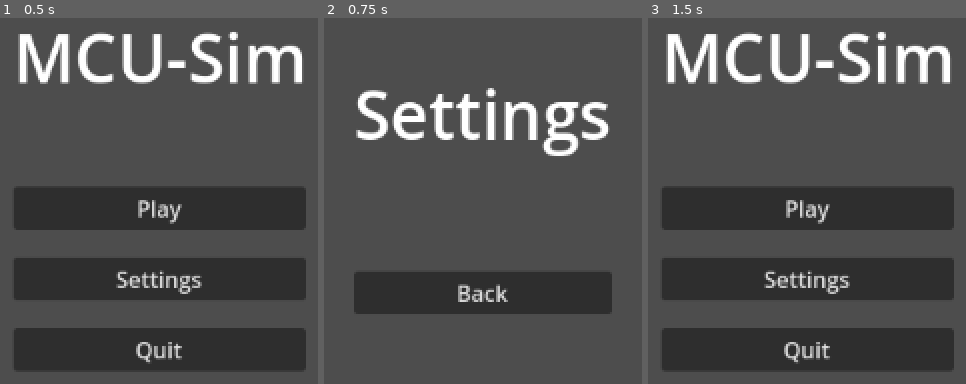
Above: before the commit, frames 1-3 (left to right).
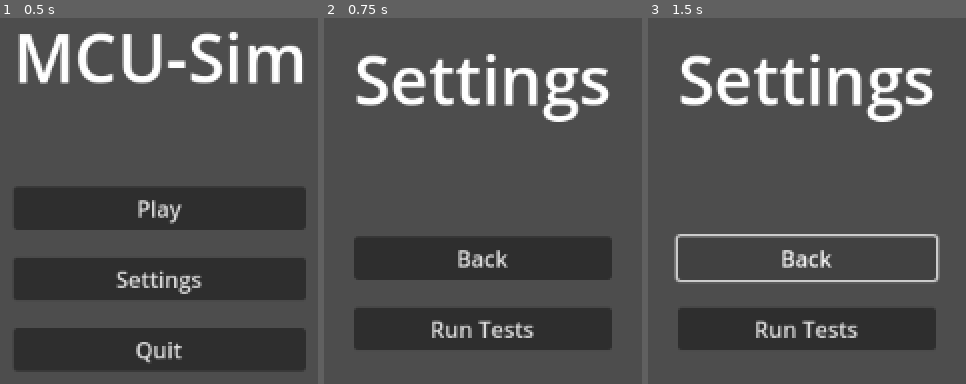
Above: after the commit, the same moments.

Repository: supastishn/mcu-sim
Game: Godot game, scene res://ui/MainMenu.tscn
The game is run twice, just before and just after one commit, with the same random seed, the same clock (stepped at 60 frames per second) and the same inputs.
Inputs:
- Up to frame 1 (0.5 s): no input
- Up to frame 2 (0.75 s): click "Settings" at 0.5 s
- Up to frame 3 (1.5 s): click "Back" at 1.25 s

Frame 1 is identical in both runs. In frame 2, 29% of the frame differs, in the area x 9-91%, y 9-91%; in frame 3, 37%, in the area x 4-97%, y 3-97%.
Error after the commit: Parse Error: Could not preload resource script "res://tests/test_circuits.gd". (res://ui/SettingsMenu.gd:3)

Commit message:
feat: add UI test runner and results panel to settings menu

Diff:
--- a/tests/test_circuits.gd
+++ b/tests/test_circuits.gd
@@ -6,9 +6,7 @@
 const PChannelMOSFETScene = preload("res://components/PChannelMOSFET3D.tscn")   # optional
 const OpAmpScene = preload("res://components/OpAmp3D.tscn")
 
-var total_tests = 0
-var passed_tests = 0
-var failed_test_names: Array[String] = []
+signal tests_completed(results: Dictionary)
 
 func _cleanup_components_and_graph(editor_script: CircuitEditor3D, graph_script: CircuitGraph) -> void:
 	var nodes := []
@@ -30,178 +28,188 @@
 	graph_script._needs_rebuild = true
 
 func _ready():
+	run_from_cli()
+
+async func run_from_cli():
 	print_rich("[b]Starting Circuit Simulation Tests...[/b]")
-	await run_all_tests()
+	var results = await run_all_tests()
 	print_rich("[b]All tests completed.[/b]")
-	print_rich("[b]Summary: {p}/{t} tests passed.[/b]".format({"p": passed_tests, "t": total_tests}))
-
-	if passed_tests == total_tests:
+	print_rich("[b]Summary: {p}/{t} tests passed.[/b]".format({"p": results.passed, "t": results.total}))
+
+	if results.passed == results.total:
 		print_rich("[color=green]All tests successful![/color]")
 	else:
 		printerr("\n[b][color=red]----- FAILED TESTS ----- [/color][/b]")
-		for failed_test_name in failed_test_names:
+		for failed_test_name in results.failed_names:
 			printerr("  - {name}".format({"name": failed_test_name}))
-		printerr("\n{f} test(s) failed overall.".format({"f": total_tests - passed_tests}))
+		printerr("\n{f} test(s) failed overall.".format({"f": results.total - results.passed}))
 
 	get_tree().quit()
 
-
-func run_all_tests():
+async func run_tests_from_ui():
+	var results = await run_all_tests()
+	emit_signal("tests_completed", results)
+
+async func run_all_tests() -> Dictionary:
+	var local_total_tests = 0
+	var local_passed_tests = 0
+	var local_failed_test_names: Array[String] = []
+
 	var test1_name = "Test: Simple PowerSupply, Resistor, LED Circuit"
 	print_rich("\n[b]{name}[/b]".format({"name": test1_name}))
-	total_tests += 1
+	local_total_tests += 1
 	if await test_simple_powersupply_resistor_led_circuit():
-		passed_tests += 1
-	else:
-		failed_test_names.push_back(test1_name)
+		local_passed_tests += 1
+	else:
+		local_failed_test_names.push_back(test1_name)
 
 	var test2_name = "Test: LED Burnout Scenario"
 	print_rich("\n[b]{name}[/b]".format({"name": test2_name}))
-	total_tests += 1
+	local_total_tests += 1
 	if await test_led_burnout():
-		passed_tests += 1
-	else:
-		failed_test_names.push_back(test2_name)
+		local_passed_tests += 1
+	else:
+		local_failed_test_names.push_back(test2_name)
 
 	var test3_name = "Test: LED Not Lighting (High Resistance)"
 	print_rich("\n[b]{name}[/b]".format({"name": test3_name}))
-	total_tests += 1
+	local_total_tests += 1
 	if await test_led_not_lighting():
-		passed_tests += 1
-	else:
-		failed_test_names.push_back(test3_name)
+		local_passed_tests += 1
+	else:
+		local_failed_test_names.push_back(test3_name)
 
 	var test4_name = "Test: Switch NC and NO Operation"
 	print_rich("\n[b]{name}[/b]".format({"name": test4_name}))
-	total_tests += 1
+	local_total_tests += 1
 	if await test_switch_behavior():
-		passed_tests += 1
-	else:
-		failed_test_names.push_back(test4_name)
+		local_passed_tests += 1
+	else:
+		local_failed_test_names.push_back(test4_name)
 
 	var test5_name = "Test: Diode Forward and Reverse Bias"
 	print_rich("\n[b]{name}[/b]".format({"name": test5_name}))
-	total_tests += 1
+	local_total_tests += 1
 	if await test_diode_behavior():
-		passed_tests += 1
-	else:
-		failed_test_names.push_back(test5_name)
+		local_passed_tests += 1
+	else:
+		local_failed_test_names.push_back(test5_name)
 
 	var test6_name = "Test: Potentiometer Wiper Voltage Division"
 	print_rich("\n[b]{name}[/b]".format({"name": test6_name}))
-	total_tests += 1
+	local_total_tests += 1
 	if await test_potentiometer_behavior():
-		passed_tests += 1
-	else:
-		failed_test_names.push_back(test6_name)
+		local_passed_tests += 1
+	else:
+		local_failed_test_names.push_back(test6_name)
 
 	var test7_name = "Test: Battery Voltage Output with Different Cell Counts"
 	print_rich("\n[b]{name}[/b]".format({"name": test7_name}))
-	total_tests += 1
+	local_total_tests += 1
 	if await test_battery_behavior():
-		passed_tests += 1
-	else:
-		failed_test_names.push_back(test7_name)
+		local_passed_tests += 1
+	else:
+		local_failed_test_names.push_back(test7_name)
 
 	var test8_name = "Test: Polarized Capacitor Charging and Explosion"
 	print_rich("\n[b]{name}[/b]".format({"name": test8_name}))
-	total_tests += 1
+	local_total_tests += 1
 	if await test_polarized_capacitor_behavior():
-		passed_tests += 1
-	else:
-		failed_test_names.push_back(test8_name)
+		local_passed_tests += 1
+	else:
+		local_failed_test_names.push_back(test8_name)
 
 	var test9_name = "Test: Non-Polarized Capacitor Charging"
 	print_rich("\n[b]{name}[/b]".format({"name": test9_name}))
-	total_tests += 1
+	local_total_tests += 1
 	if await test_non_polarized_capacitor_behavior():
-		passed_tests += 1
-	else:
-		failed_test_names.push_back(test9_name)
+		local_passed_tests += 1
+	else:
+		local_failed_test_names.push_back(test9_name)
 
 	var test10_name = "Test: Inductor Current Behavior"
 	print_rich("\n[b]{name}[/b]".format({"name": test10_name}))
-	total_tests += 1
+	local_total_tests += 1
 	if await test_inductor_behavior():
-		passed_tests += 1
-	else:
-		failed_test_names.push_back(test10_name)
+		local_passed_tests += 1
+	else:
+		local_failed_test_names.push_back(test10_name)
 
 	var test11_name = "Test: NPN BJT Operating Regions"
 	print_rich("\n[b]{name}[/b]".format({"name": test11_name}))
-	total_tests += 1
+	local_total_tests += 1
 	if await test_npn_bjt_regions():
-		passed_tests += 1
-	else:
-		failed_test_names.push_back(test11_name)
+		local_passed_tests += 1
+	else:
+		local_failed_test_names.push_back(test11_name)
 
 	var test12_name = "Test: PNP BJT Operating Regions"
 	print_rich("\n[b]{name}[/b]".format({"name": test12_name}))
-	total_tests += 1
+	local_total_tests += 1
 	if await test_pnp_bjt_regions():
-		passed_tests += 1
-	else:
-		failed_test_names.push_back(test12_name)
+		local_passed_tests += 1
+	else:
+		local_failed_test_names.push_back(test12_name)
 
 	var test13_name = "Test: Zener Diode Forward, Reverse, and Breakdown"
 	print_rich("\n[b]{name}[/b]".format({"name": test13_name}))
-	total_tests += 1
+	local_total_tests += 1
 	if await test_zener_diode_behavior():
-		passed_tests += 1
-	else:
-		failed_test_names.push_back(test13_name)
+		local_passed_tests += 1
+	else:
+		local_failed_test_names.push_back(test13_name)
 
 	var test_mos_name = "Test: N-Channel MOSFET Operating Regions"
 	print_rich("\n[b]{name}[/b]".format({"name": test_mos_name}))
-	total_tests += 1
+	local_total_tests += 1
 	if await test_nmosfet_regions():
-		passed_tests += 1
-	else:
-		failed_test_names.push_back(test_mos_name)
+		local_passed_tests += 1
+	else:
+		local_failed_test_names.push_back(test_mos_name)
 
 	var test_pmos_name = "Test: P-Channel MOSFET Operating Regions"
 	print_rich("\n[b]{name}[/b]".format({"name": test_pmos_name}))
-	total_tests += 1
+	local_total_tests += 1
 	if await test_pmosfet_regions():
-		passed_tests += 1
+		local_passed_tests += 1
 	else:
 		print('oop')
-		failed_test_names.push_back(test_pmos_name)
+		local_failed_test_names.push_back(test_pmos_name)
 
 	var test14_name = "Test: Relay Energized and De-energized States"
 	print_rich("\n[b]{name}[/b]".format({"name": test14_name}))
-	total_tests += 1
+	local_total_tests += 1
 	if await test_relay_behavior():
-		passed_tests += 1
-	else:
-		failed_test_names.push_back(test14_name)
+		local_passed_tests += 1
+	else:
+		local_failed_test_names.push_back(test14_name)
 
 	# --- Linear Regulator tests ---
 	var test15_name = "Test: Linear Regulator Normal Operation"
 	print_rich("\n[b]{name}[/b]".format({"name": test15_name}))
-	total_tests += 1
+	local_total_tests += 1
 	if await test_linear_regulator_normal():
-		passed_tests += 1
-	else:
-		failed_test_names.push_back(test15_name)
+		local_passed_tests += 1
+	else:
+		local_failed_test_names.push_back(test15_name)
 
 	var test16_name = "Test: Linear Regulator Dropout Scenario"
 	print_rich("\n[b]{name}[/b]".format({"name": test16_name}))
-	total_tests += 1
+	local_total_tests += 1
 	if await test_linear_regulator_dropout():
-		passed_tests += 1
-	else:
-		failed_test_names.push_back(test16_name)
+		local_passed_tests += 1
+	else:
+		local_failed_test_names.push_back(test16_name)
 
 	var test17_name = "Test: Op-Amp Inverting Amplifier"
 	print_rich("\n[b]{name}[/b]".format({"name": test17_name}))
-	total_tests += 1
+	local_total_tests += 1
 	if await test_op_amp_inverting_amplifier():
-		passed_tests += 1
-	else:
-		failed_test_names.push_back(test17_name)
-
-
+		local_passed_tests += 1
+	else:
+		local_failed_test_names.push_back(test17_name)
+
+	return { "total": local_total_tests, "passed": local_passed_tests, "failed_names": local_failed_test_names }
 
 func test_simple_powersupply_resistor_led_circuit() -> bool:
 	var overall_test_passed = true
--- a/ui/SettingsMenu.gd
+++ b/ui/SettingsMenu.gd
@@ -1,4 +1,43 @@
 extends Control
 
+const TestCircuitsScript = preload("res://tests/test_circuits.gd")
+var test_runner_instance: Node = null
+
+@onready var run_tests_button: Button = $VBoxContainer/RunTestsButton
+@onready var results_panel: Panel = $ResultsPanel
+@onready var results_label: RichTextLabel = $ResultsPanel/MarginContainer/ScrollContainer/ResultsLabel
+
 func _on_back_button_pressed():
+	results_panel.visible = false
 	get_tree().change_scene_to_file("res://ui/MainMenu.tscn")
+
+func _on_run_tests_button_pressed():
+	run_tests_button.disabled = true
+	results_label.clear()
+	results_label.add_text("Running tests, please wait...")
+	results_panel.visible = true
+
+	if not is_instance_valid(test_runner_instance):
+		test_runner_instance = TestCircuitsScript.new()
+		test_runner_instance.name = "TestRunner"
+		add_child(test_runner_instance)
+		test_runner_instance.tests_completed.connect(_on_tests_completed)
+
+	test_runner_instance.run_tests_from_ui()
+
+
+func _on_tests_completed(results: Dictionary):
+	var summary_text = ""
+	summary_text += "Test run complete.\n"
+	summary_text += "Summary: {p}/{t} tests passed.\n\n".format({"p": results.passed, "t": results.total})
+
+	if results.passed == results.total:
+		summary_text += "[color=green]All tests successful![/color]"
+	else:
+		summary_text += "[color=red][b]----- FAILED TESTS ----- [/b][/color]\n"
+		for failed_test_name in results.failed_names:
+			summary_text += "  - {name}\n".format({"name": failed_test_name})
+		summary_text += "\n{f} test(s) failed overall.".format({"f": results.total - results.passed})
+
+	results_label.text = summary_text
+	run_tests_button.disabled = false
--- a/ui/SettingsMenu.tscn
+++ b/ui/SettingsMenu.tscn
@@ -42,4 +42,48 @@
 layout_mode = 2
 text = "Back"
 
+[node name="RunTestsButton" type="Button" parent="VBoxContainer"]
+custom_minimum_size = Vector2(150, 0)
+layout_mode = 2
+text = "Run Tests"
+
+[node name="ResultsPanel" type="Panel" parent="."]
+visible = false
+layout_mode = 1
+anchors_preset = 7
+anchor_left = 0.5
+anchor_top = 1.0
+anchor_right = 0.5
+anchor_bottom = 1.0
+offset_left = -400.0
+offset_top = -300.0
+offset_right = 400.0
+grow_horizontal = 2
+grow_vertical = 0
+
+[node name="MarginContainer" type="MarginContainer" parent="ResultsPanel"]
+layout_mode = 1
+anchors_preset = 15
+anchor_right = 1.0
+anchor_bottom = 1.0
+grow_horizontal = 2
+grow_vertical = 2
+theme_override_constants/margin_left = 10
+theme_override_constants/margin_top = 10
+theme_override_constants/margin_right = 10
+theme_override_constants/margin_bottom = 10
+
+[node name="ScrollContainer" type="ScrollContainer" parent="ResultsPanel/MarginContainer"]
+layout_mode = 2
+horizontal_scroll_mode = 0
+
+[node name="ResultsLabel" type="RichTextLabel" parent="ResultsPanel/MarginContainer/ScrollContainer"]
+layout_mode = 2
+size_flags_horizontal = 3
+size_flags_vertical = 3
+bbcode_enabled = true
+text = "Test results will appear here..."
+fit_content = true
+
 [connection signal="pressed" from="VBoxContainer/BackButton" to="." method="_on_back_button_pressed"]
+[connection signal="pressed" from="VBoxContainer/RunTestsButton" to="." method="_on_run_tests_button_pressed"]
